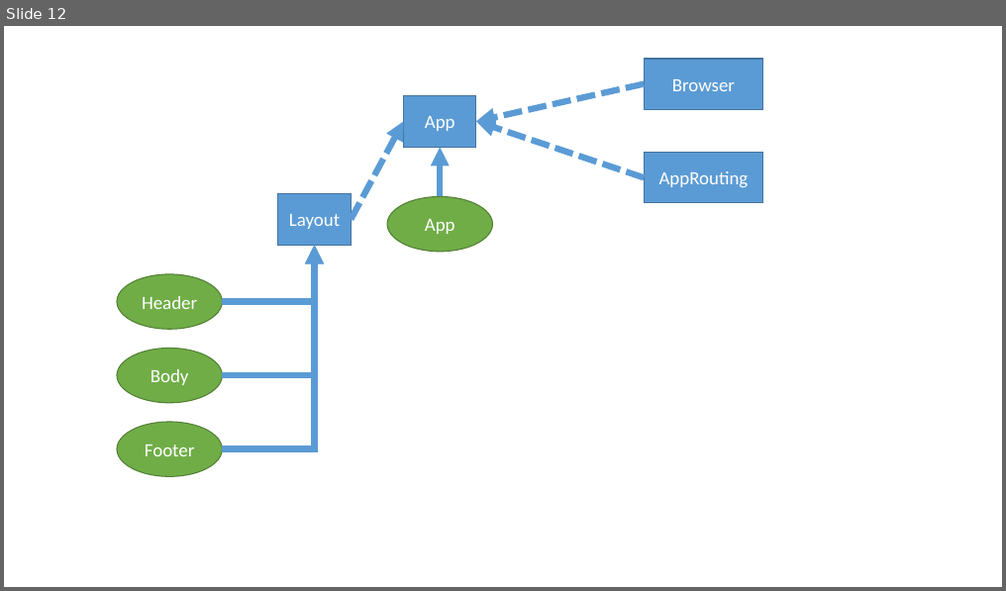
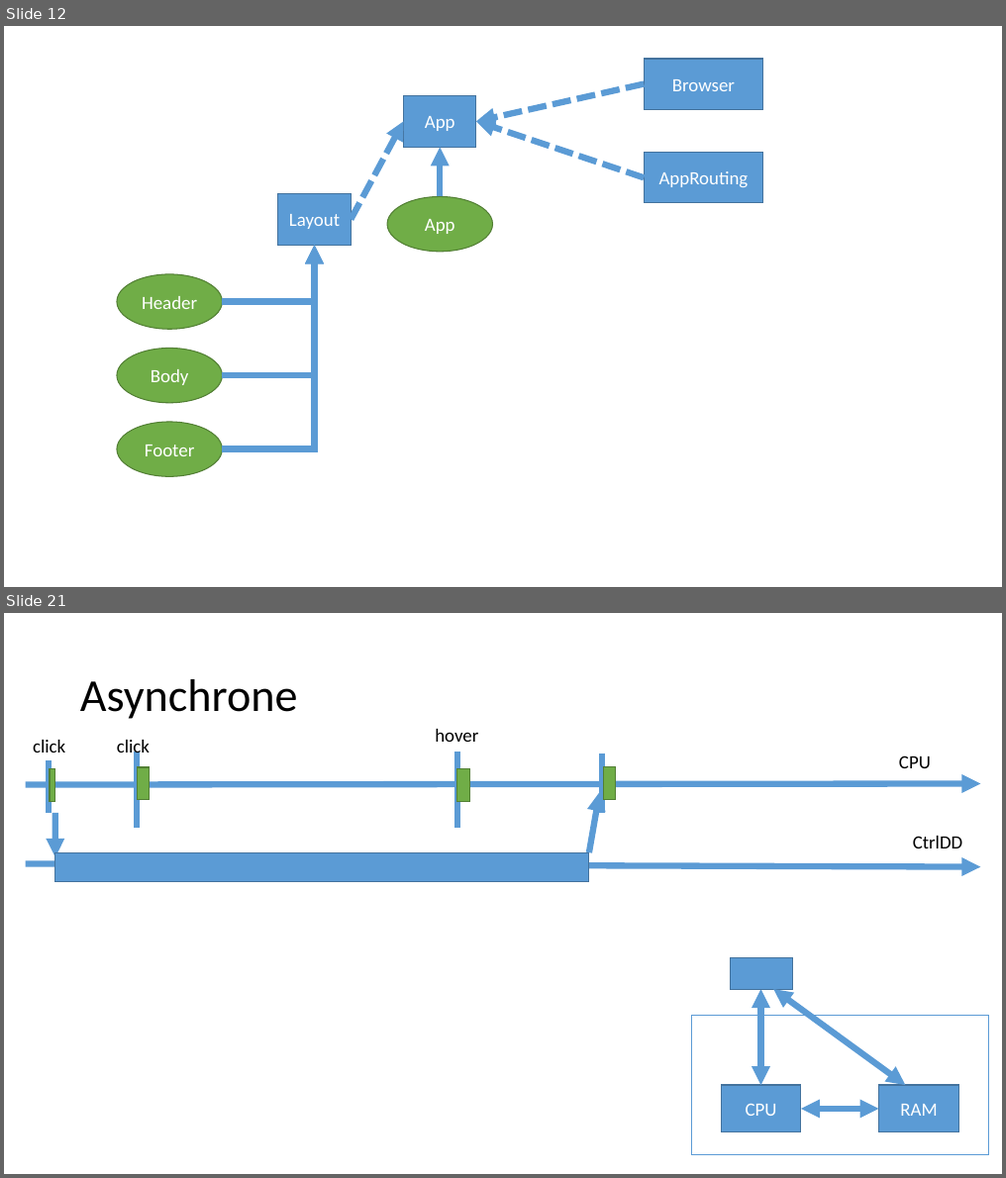
Before and after one commit to spaw3003/202205-formation-angular, a slide deck: notes.pptx. Shown one above the other, each under a label of ours: slide 12 before the commit, slides 12 and 21 after it; the slides between them are not shown. The pictures are 1006x591 and 1006x1178 pixels, drawn with LibreOffice and Linux fonts; fonts in the diff are those of the drawing. Boxes give left, top, right and bottom in pixels: in the first picture for what was removed or moved away, otherwise in the second. Text is boxed around its words. In the diff, an @@ line names an element or a change of style, - is before the commit and + after.

```diff
--- a/notes.pptx
+++ b/notes.pptx
@@ slide 21 added at box(4, 613, 1002, 1174), background #FFFFFF @@
@@ title added at box(80, 679, 298, 719), 44 pt, text #000000 @@
+Asynchrone
@@ text added at box(435, 729, 478, 742), 18 pt, text #000000 @@
+hover
@@ text added at box(33, 740, 65, 753), 18 pt, text #000000 @@
+click
@@ line added from (49, 761) to (49, 814), #5B9BD5 6 pt @@
@@ text added at box(117, 740, 150, 758), 18 pt, text #000000 @@
+click
@@ line added from (137, 752) to (137, 828), #5B9BD5 6 pt @@
@@ line added from (457, 752) to (457, 828), #5B9BD5 6 pt @@
@@ line added from (602, 753) to (602, 813), #5B9BD5 6 pt @@
@@ text added at box(899, 756, 931, 768), 18 pt, text #000000 @@
+CPU
@@ arrow added from (26, 785) to (981, 783), #5B9BD5 6 pt @@
@@ rectangle added at box(50, 768, 55, 802), fill #70AD47, outline #538035 1 pt @@
@@ rectangle added at box(137, 767, 150, 800), fill #70AD47, outline #538035 1 pt @@
@@ rectangle added at box(457, 768, 470, 802), fill #70AD47, outline #538035 1 pt @@
@@ rectangle added at box(604, 767, 615, 800), fill #70AD47, outline #538035 1 pt @@
@@ arrow added from (54, 813) to (55, 858), #5B9BD5 6 pt @@
@@ arrow added from (589, 853) to (600, 792), #5B9BD5 6 pt @@
@@ text added at box(913, 836, 963, 849), 18 pt, text #000000 @@
+CtrlDD
@@ arrow added from (26, 863) to (981, 866), #5B9BD5 6 pt @@
@@ rectangle added at box(54, 853, 589, 881), fill #5B9BD5, outline #43739E 1 pt @@
@@ rectangle added at box(731, 959, 792, 989), fill #5B9BD5, outline #43739E 1 pt @@
@@ double arrow added from (761, 1085) to (761, 989), #5B9BD5 6 pt @@
@@ double arrow added from (773, 989) to (905, 1085), #5B9BD5 6 pt @@
@@ rectangle added at box(691, 1016, 988, 1155), fill #FFFFFF, outline #5B9BD5 1 pt @@
@@ rectangle added at box(721, 1085, 801, 1133), fill #5B9BD5, outline #43739E 1 pt, 18 pt, text #FFFFFF @@
+CPU
@@ rectangle added at box(879, 1085, 959, 1133), fill #5B9BD5, outline #43739E 1 pt, 18 pt, text #FFFFFF @@
+RAM
@@ double arrow added from (801, 1109) to (879, 1109), #5B9BD5 6 pt @@
```
Also in this commit, not shown: 5 slides changed, 15 other slides added.
